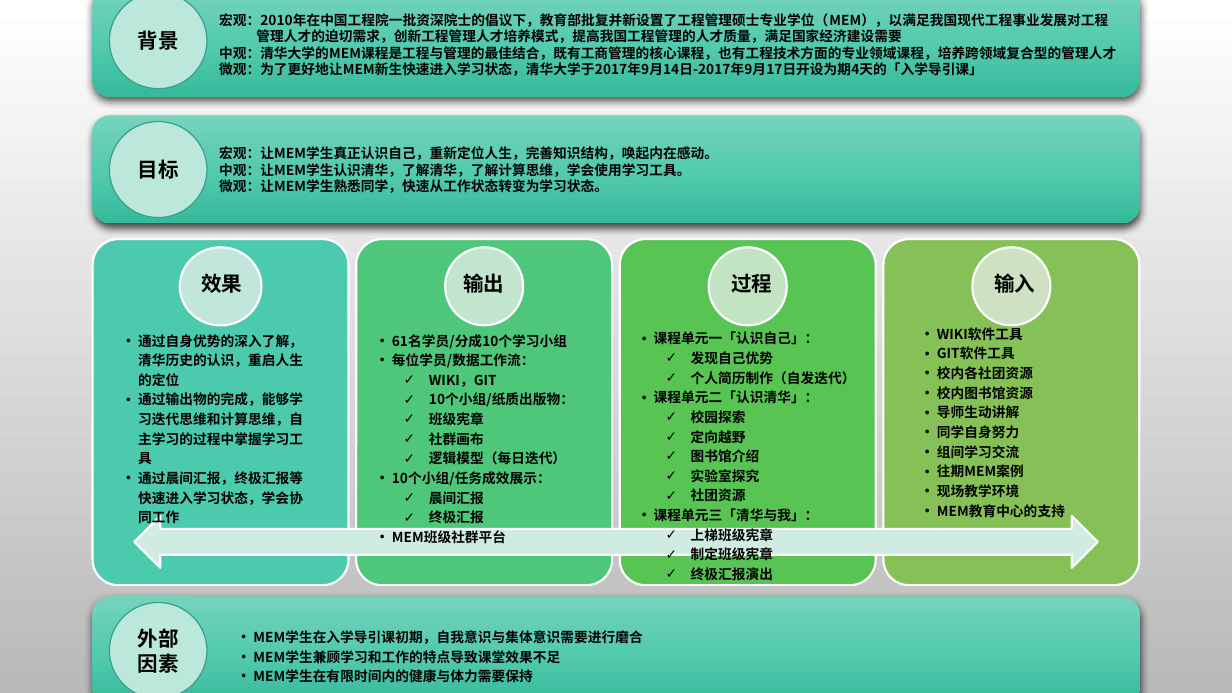
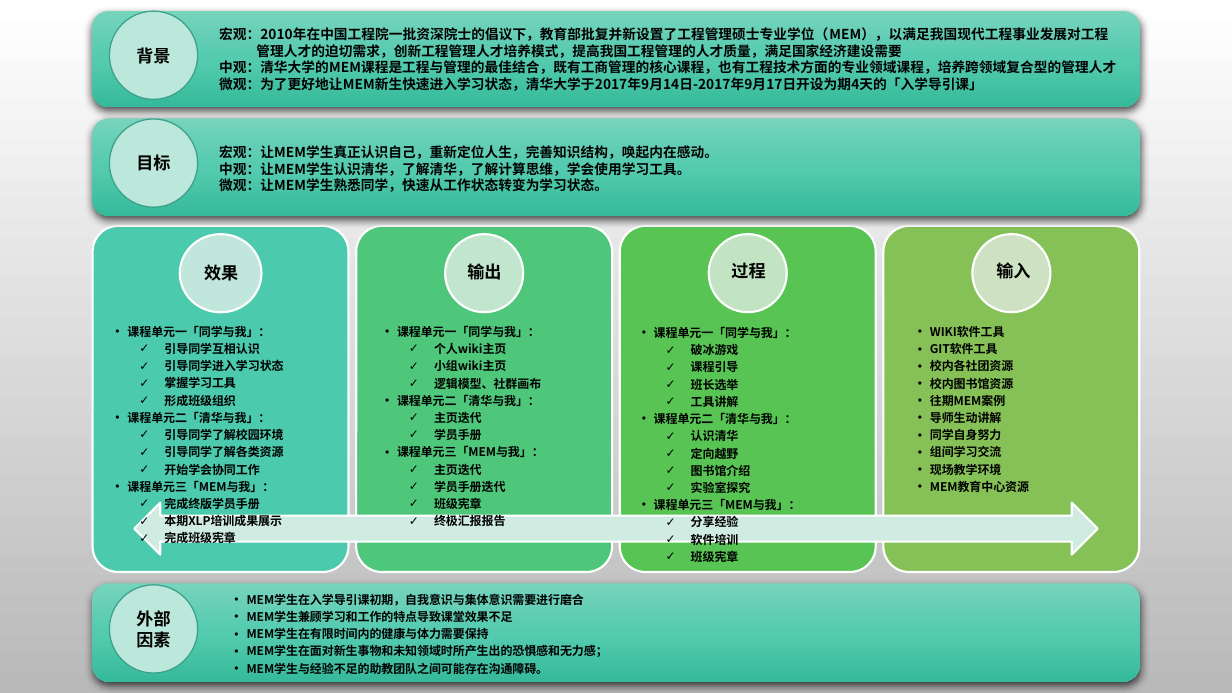
Before and after one commit to Tisingdeng/2017-TSINGHUA-MEM-Group3, a slide deck: slide 1 of 学生手册逻辑模型_2017级第三组.pptx. Drawn at 1232x693 pixels with LibreOffice and Linux fonts; fonts in the diff are those of the drawing; background and template pictures are left out. Boxes give left, top, right and bottom in pixels: in the first picture for what was removed or moved away, otherwise in the second. Text is boxed around its words. In the diff, an @@ line names an element or a change of style, - is before the commit and + after.

```diff
--- a/学生手册逻辑模型_2017级第三组.pptx
+++ b/学生手册逻辑模型_2017级第三组.pptx
@@ rounded rectangle: place and size @@
-rounded rectangle at box(92, 0, 1140, 96)
+rounded rectangle at box(92, 11, 1140, 107)
@@ ellipse "背景": place and size @@
-ellipse "背景" at box(110, 0, 207, 89)
+ellipse "背景" at box(110, 11, 198, 100)
@@ text "宏观：2010年在中国工程院一批资深院士的倡议下，教育部批复并新设置了工程管理硕士专业学位（MEM），以满足我国现代工程 ...": place and size @@
-text "宏观：2010年在中国工程院一批资深院士的倡议下，教育部批复并新设置了工程管理硕士专业学位（MEM），以满足我国现代工程 ..." at box(219, 13, 1116, 76)
+text "宏观：2010年在中国工程院一批资深院士的倡议下，教育部批复并新设置了工程管理硕士专业学位（MEM），以满足我国现代工程 ..." at box(219, 27, 1116, 91)
@@ rounded rectangle: place and size @@
-rounded rectangle at box(92, 116, 1140, 224)
+rounded rectangle at box(92, 118, 1140, 216)
@@ ellipse "目标": place and size @@
-ellipse "目标" at box(110, 122, 207, 218)
+ellipse "目标" at box(110, 120, 198, 208)
@@ text "效果": place and size @@
-text "效果" at box(201, 273, 242, 293)
+text "效果" at box(204, 264, 238, 281)
@@ text "输出": place and size @@
-text "输出" at box(463, 273, 504, 293)
+text "输出" at box(467, 263, 501, 280)
@@ text "过程": place and size @@
-text "过程" at box(731, 273, 772, 293)
+text "过程" at box(731, 262, 765, 279)
@@ text "输入": place and size @@
-text "输入" at box(994, 273, 1035, 293)
+text "输入" at box(996, 262, 1030, 279)
@@ text added at box(127, 325, 283, 543), 7 pt, text #000000, bold @@
+• 课程单元一「同学与我」：
+  ✓ 引导同学互相认识
+  ✓ 引导同学进入学习状态
+  ✓ 掌握学习工具
+  ✓ 形成班级组织
+• 课程单元二「清华与我」：
+  ✓ 引导同学了解校园环境
+  ✓ 引导同学了解各类资源
+  ✓ 开始学会协同工作
+• 课程单元三「MEM与我」：
+  ✓ 完成终版学员手册
+  ✓ 本期XLP培训成果展示
+  ✓ 完成班级宪章
@@ text added at box(397, 326, 544, 529), 7 pt, text #000000, bold @@
+• 课程单元一「同学与我」：
+  ✓ 个人wiki主页
+  ✓ 小组wiki主页
+  ✓ 逻辑模型、社群画布
+• 课程单元二「清华与我」：
+  ✓ 主页迭代
+  ✓ 学员手册
+• 课程单元三「MEM与我」：
+  ✓ 主页迭代
+  ✓ 学员手册迭代
+  ✓ 班级宪章
+  ✓ 终极汇报报告
@@ text at box(654, 327, 797, 441): text changed; size 8 to 7 pt @@
-• 课程单元一「认识自己」：
-  ✓ 发现自己优势
-  ✓ 个人简历制作（自发迭代）
-• 课程单元二「认识清华」：
-  ✓ 校园探索
+• 课程单元一「同学与我」：
+  ✓ 破冰游戏
+  ✓ 课程引导
+  ✓ 班长选举
+  ✓ 工具讲解
+• 课程单元二「清华与我」：
+  ✓ 认识清华
@@ text at box(930, 326, 1013, 475): size 8 to 7 pt in "WIKI软件工具", "GIT软件工具", "校内各社团资源", "校内图书馆资源" and 4 more places @@
@@ text removed at box(138, 334, 303, 527) @@
-• 通过自身优势的深入了解，清华历史的认识，重启人生的定位
-• 通过输出物的完成，能够学习迭代思维和计算思维，自主学习的过程中掌握学习工具
-  • 通过晨间汇报，终极汇报等快速进入学习状态，学会协同工作
@@ text removed at box(392, 334, 574, 544) @@
-• 61名学员/分成10个学习小组
-• 每位学员/数据工作流：
-  ✓ WIKI，GIT
-  ✓ 10个小组/纸质出版物：
-  ✓ 班级宪章
-  ✓ 社群画布
-  ✓ 逻辑模型（每日迭代）
-• 10个小组/任务成效展示：
-  ✓ 晨间汇报
-  ✓ 终极汇报
-• MEM班级社群平台
@@ text at box(930, 395, 1005, 406): paragraph added @@
+  • 往期MEM案例
@@ text at box(691, 448, 751, 493): size 8 to 7 pt in "定向越野", "图书馆介绍", "实验室探究" @@
@@ text at box(937, 464, 1024, 477): paragraph removed @@
-  • 往期MEM案例
@@ 4 rounded rectangles, 4 ellipses, 1 left right arrow: place and size @@
-4 rounded rectangles, 4 ellipses, 1 left right arrow at box(92, 239, 1140, 585)
+4 rounded rectangles, 4 ellipses, 1 left right arrow at box(92, 225, 1140, 572)
@@ text at box(654, 499, 801, 564): text changed; size 8 to 7 pt @@
-  ✓ 社团资源
-• 课程单元三「清华与我」：
-  ✓ 上梯班级宪章
-  ✓ 制定班级宪章
-  ✓ 终极汇报演出
+• 课程单元三「MEM与我」：
+  ✓ 分享经验
+  ✓ 软件培训
+  ✓ 班级宪章
@@ text at box(930, 481, 1029, 492): text changed; size 8 to 7 pt @@
-  • MEM教育中心的支持
+  • MEM教育中心资源
@@ rounded rectangle: place and size @@
-rounded rectangle at box(92, 596, 1140, 693)
+rounded rectangle at box(92, 584, 1140, 683)
@@ size 12 to 10 pt in 7 elements at box(110, 120, 198, 208), box(204, 264, 238, 281), box(467, 263, 501, 280), box(996, 262, 1030, 279), box(110, 11, 198, 100), box(731, 262, 765, 279), box(110, 585, 198, 674) @@
@@ ellipse "外部因素": place and size @@
-ellipse "外部因素" at box(110, 602, 207, 693)
+ellipse "外部因素" at box(110, 585, 198, 674)
@@ text "MEM学生在入学导引课初期，自我意识与集体意识需要进行磨合": place and size @@
-text "MEM学生在入学导引课初期，自我意识与集体意识需要进行磨合" at box(253, 630, 642, 683)
+text "MEM学生在入学导引课初期，自我意识与集体意识需要进行磨合" at box(247, 594, 608, 674)
@@ text at box(247, 594, 584, 639): size 8 to 7 pt in "MEM学生在入学导引课初期，自我意识与集体意识需要进行磨合", "MEM学生兼顾学习和工作的特点导致课堂效果不足", "MEM学生在有限时间内的健康与体力需要保持" @@
@@ text at box(247, 645, 608, 674): paragraphs added @@
+• MEM学生在面对新生事物和未知领域时所产生出的恐惧感和无力感；
+• MEM学生与经验不足的助教团队之间可能存在沟通障碍。
```
Also in this commit, not shown: 1 slide removed, 1 other file.
